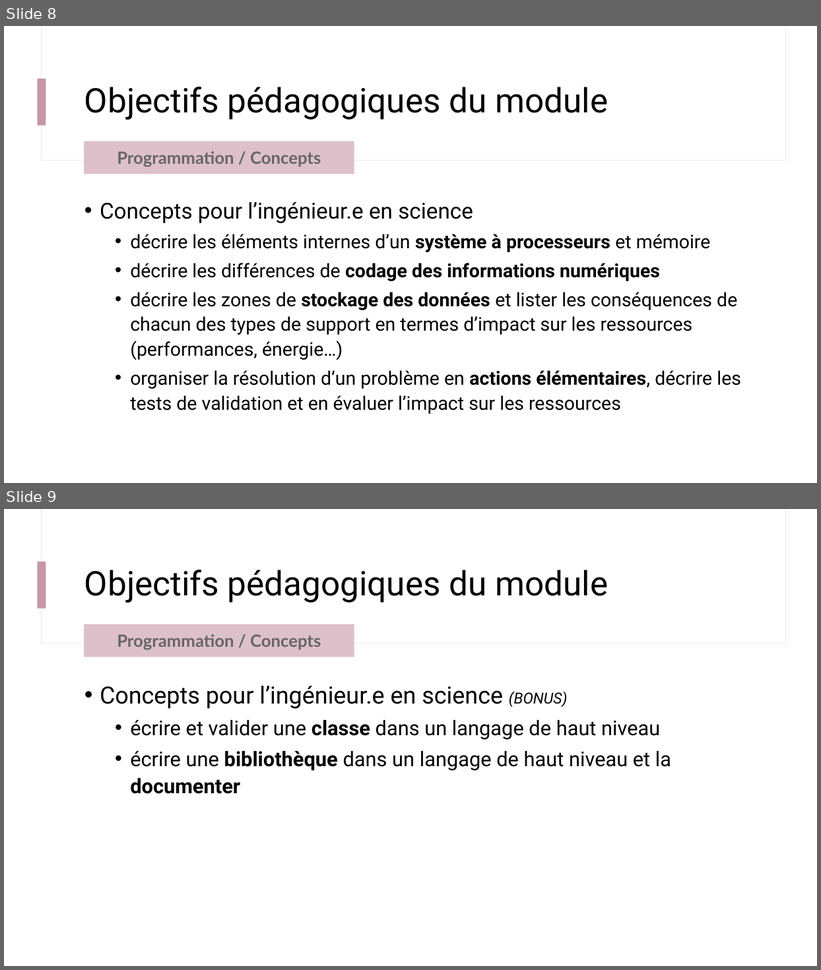
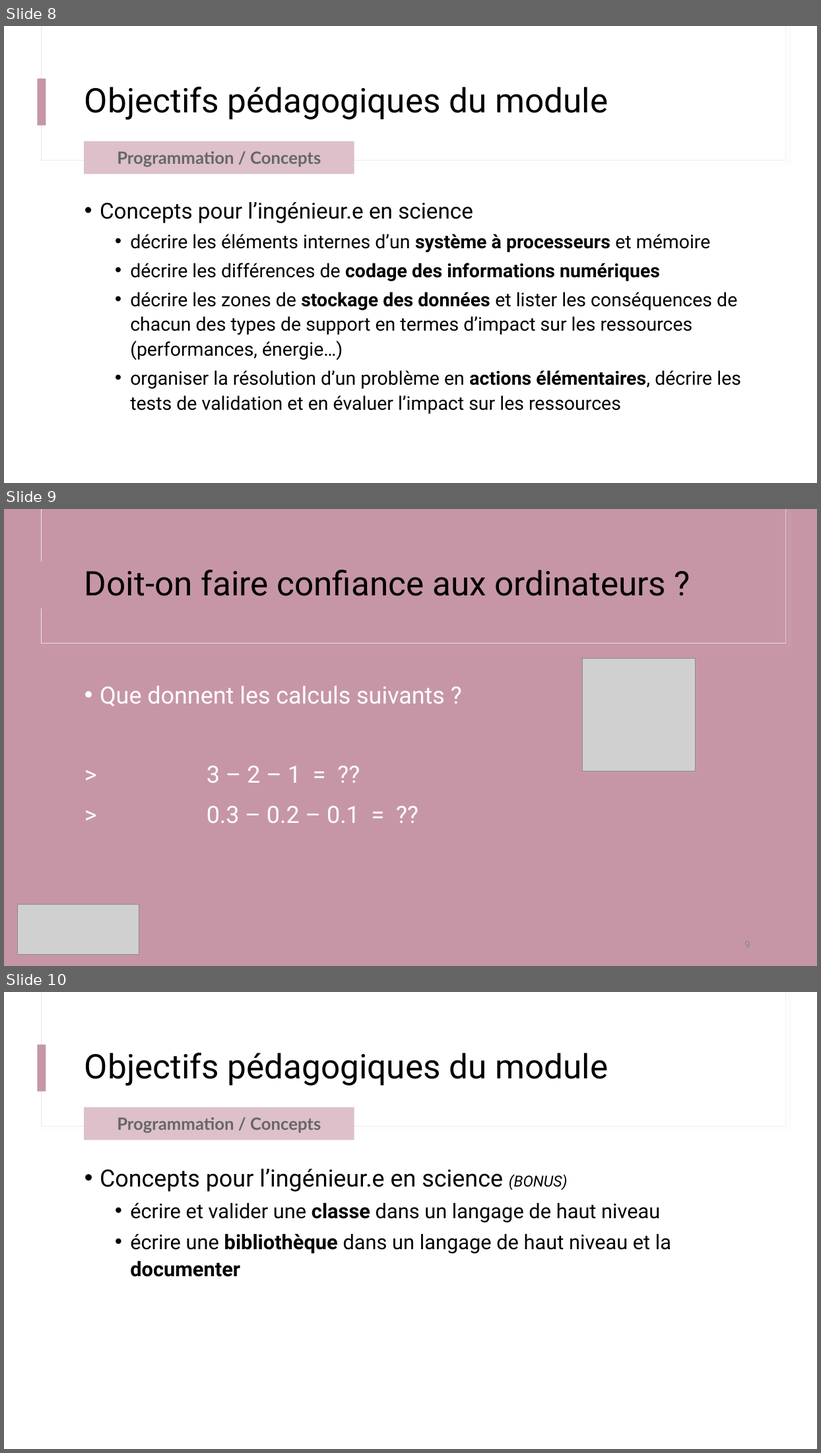
Before and after one commit to IOGS-Digital-Methods/semester-5, a slide deck: ONIP/onip_b0_intro/B0_0_Outils_Methodes.pptx. Shown one above the other, each under a label of ours: slides 8 and 9 before the commit, slides 8, 9 and 10 after it. The pictures are 821x970 and 821x1453 pixels, drawn with LibreOffice and Linux fonts; fonts in the diff are those of the drawing; grey boxes stand for pictures. Boxes give left, top, right and bottom in pixels: in the first picture for what was removed or moved away, otherwise in the second. Text is boxed around its words. In the diff, an @@ line names an element or a change of style, - is before the commit and + after.

```diff
--- a/ONIP/onip_b0_intro/B0_0_Outils_Methodes.pptx
+++ b/ONIP/onip_b0_intro/B0_0_Outils_Methodes.pptx
@@ slide 9 added at (x1=4, y1=509, x2=817, y2=966), background #C696A7; not listed: 1 template element that a slide beside it also shows @@
@@ rectangle added at (x1=41, y1=509, x2=786, y2=644), fill #C696A7, outline #F0E5E5 0.75 pt @@
@@ rectangle added at (x1=42, y1=509, x2=786, y2=643), fill #C696A7 @@
@@ title added at (x1=85, y1=570, x2=667, y2=596), 40 pt, text #000000 @@
+Doit-on faire confiance aux ordinateurs ?
@@ picture added at (x1=583, y1=658, x2=696, y2=771) @@
@@ text added at (x1=100, y1=686, x2=445, y2=823), 28 pt, text #FFFFFF @@
+• Que donnent les calculs suivants ?
+> 3 – 2 – 1 = ??
+> 0.3 – 0.2 – 0.1 = ??
@@ picture added at (x1=17, y1=905, x2=139, y2=955) @@
@@ what was slide 9 is now slide 10 @@
```
Also in this commit, not shown: 2 slides changed, 6 other files.
